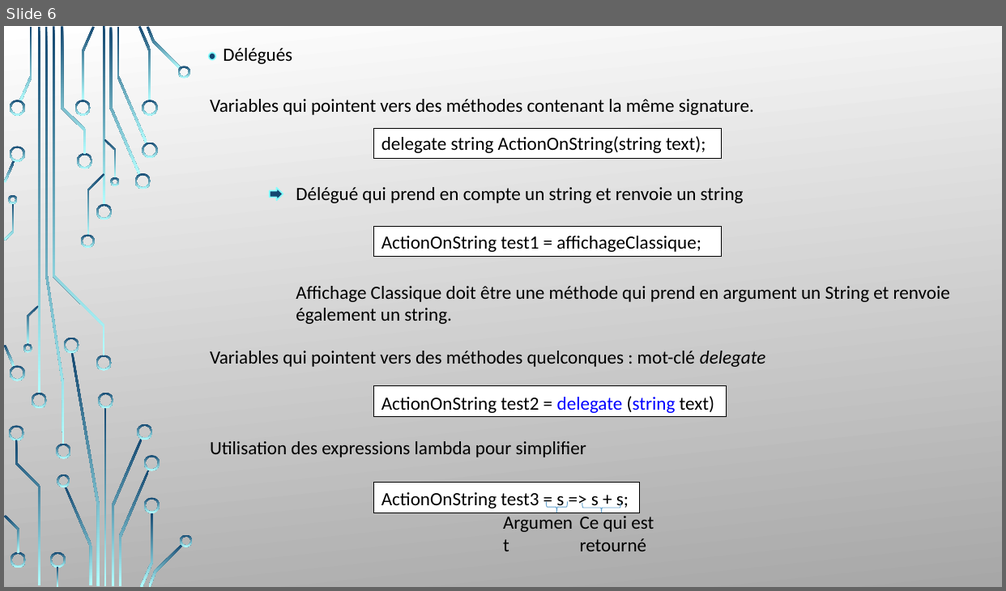
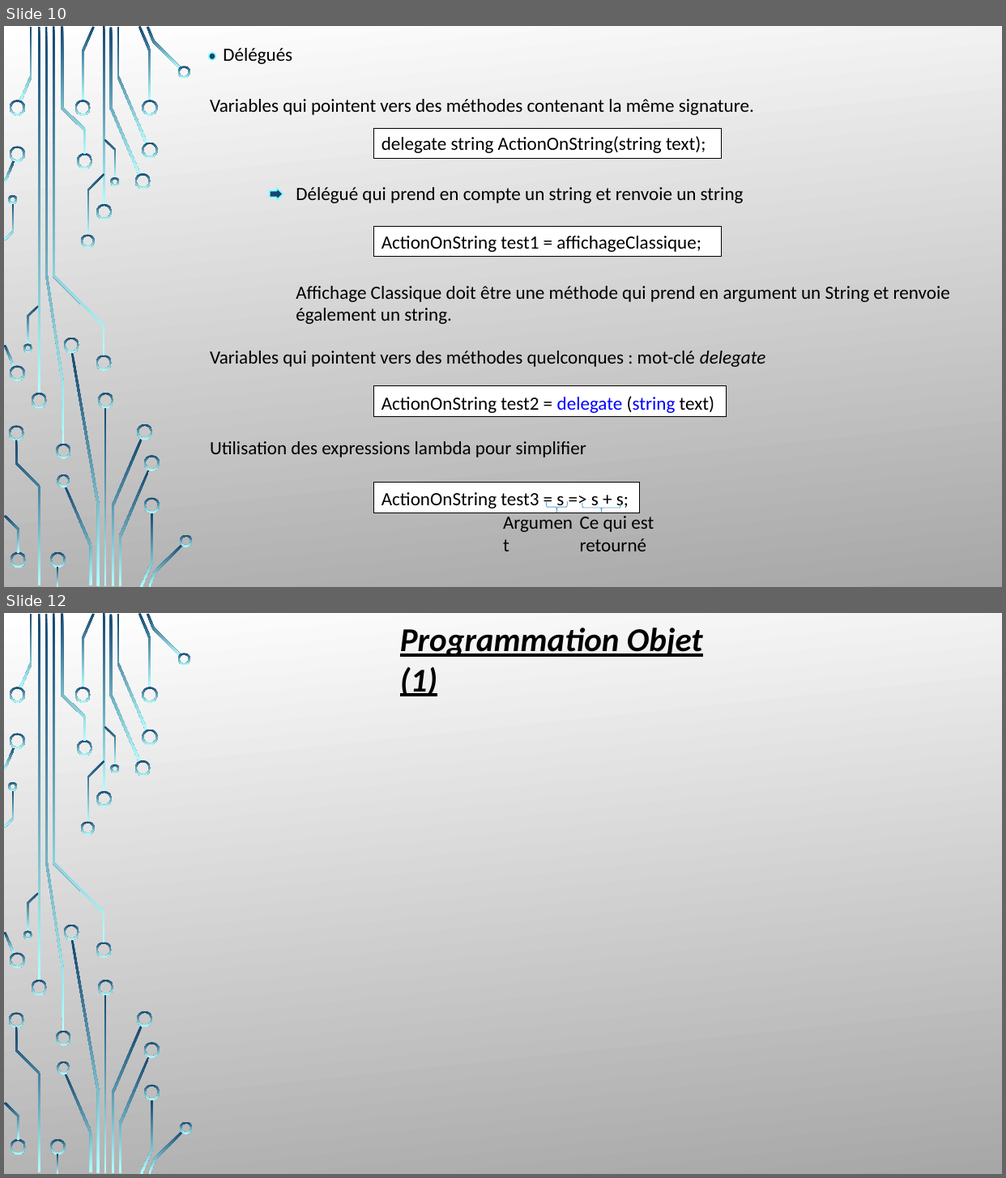
Before and after one commit to LouisMalbranque/Projet-C-S2, a slide deck: CoursCS2.pptx. Shown one above the other, each under a label of ours: slide 6 before the commit, slides 10 and 12 after it; the slides between them are not shown. The pictures are 1006x591 and 1006x1178 pixels, drawn with LibreOffice and Linux fonts; fonts in the diff are those of the drawing; background and template pictures are left out. Boxes give left, top, right and bottom in pixels: in the first picture for what was removed or moved away, otherwise in the second. Text is boxed around its words. In the diff, an @@ line names an element or a change of style, - is before the commit and + after.

```diff
--- a/CoursCS2.pptx
+++ b/CoursCS2.pptx
@@ slide 12 added at (x1=4, y1=613, x2=1002, y2=1174), background picture (left out); not listed: 54 template elements that a slide beside it also shows @@
@@ text added at (x1=400, y1=628, x2=703, y2=696), 32 pt, text #000000, bold, italic, underline @@
+Programmation Objet (1)
@@ what was slide 6 is now slide 10 @@
```
Also in this commit, not shown: 1 slide changed, 10 other slides added.
